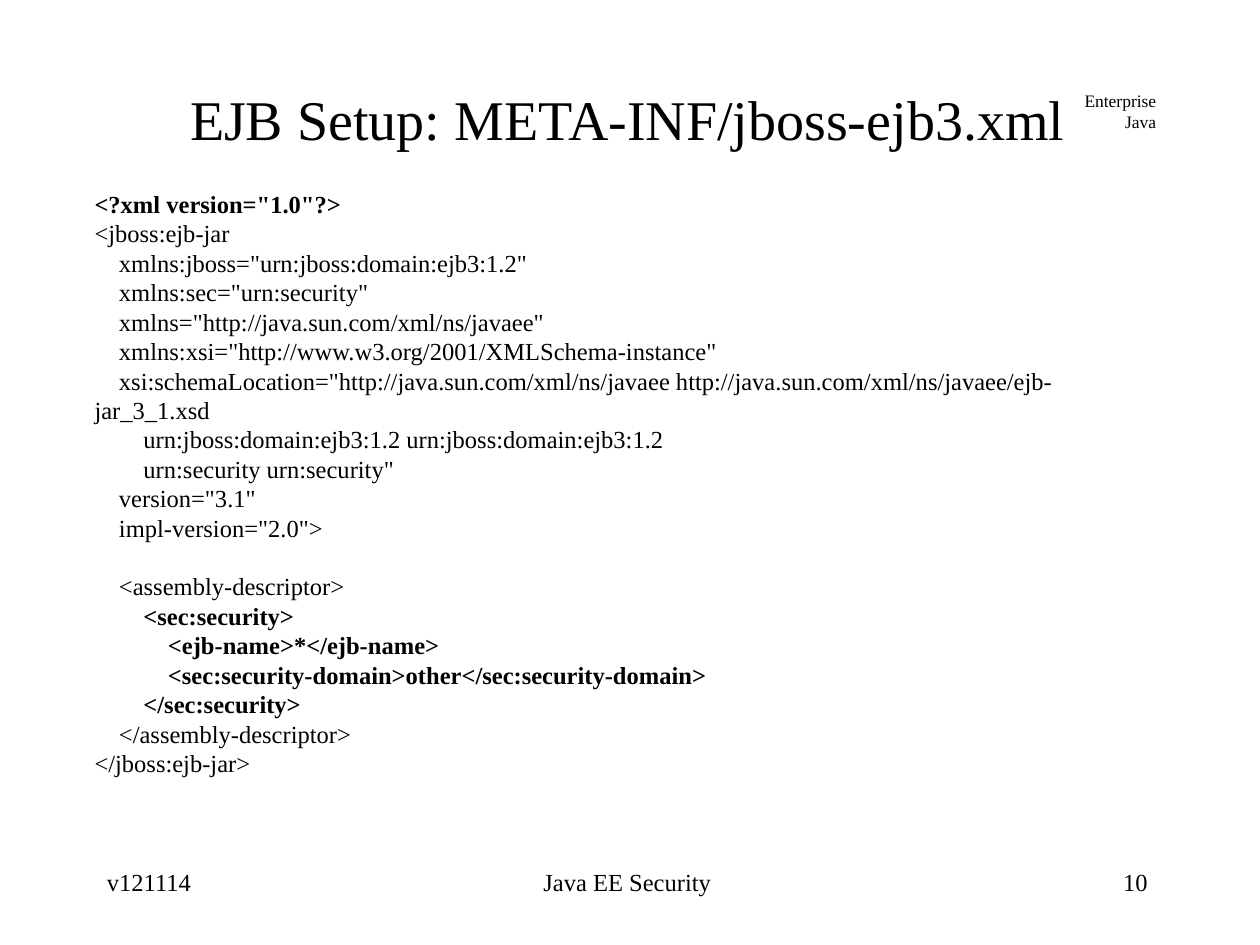
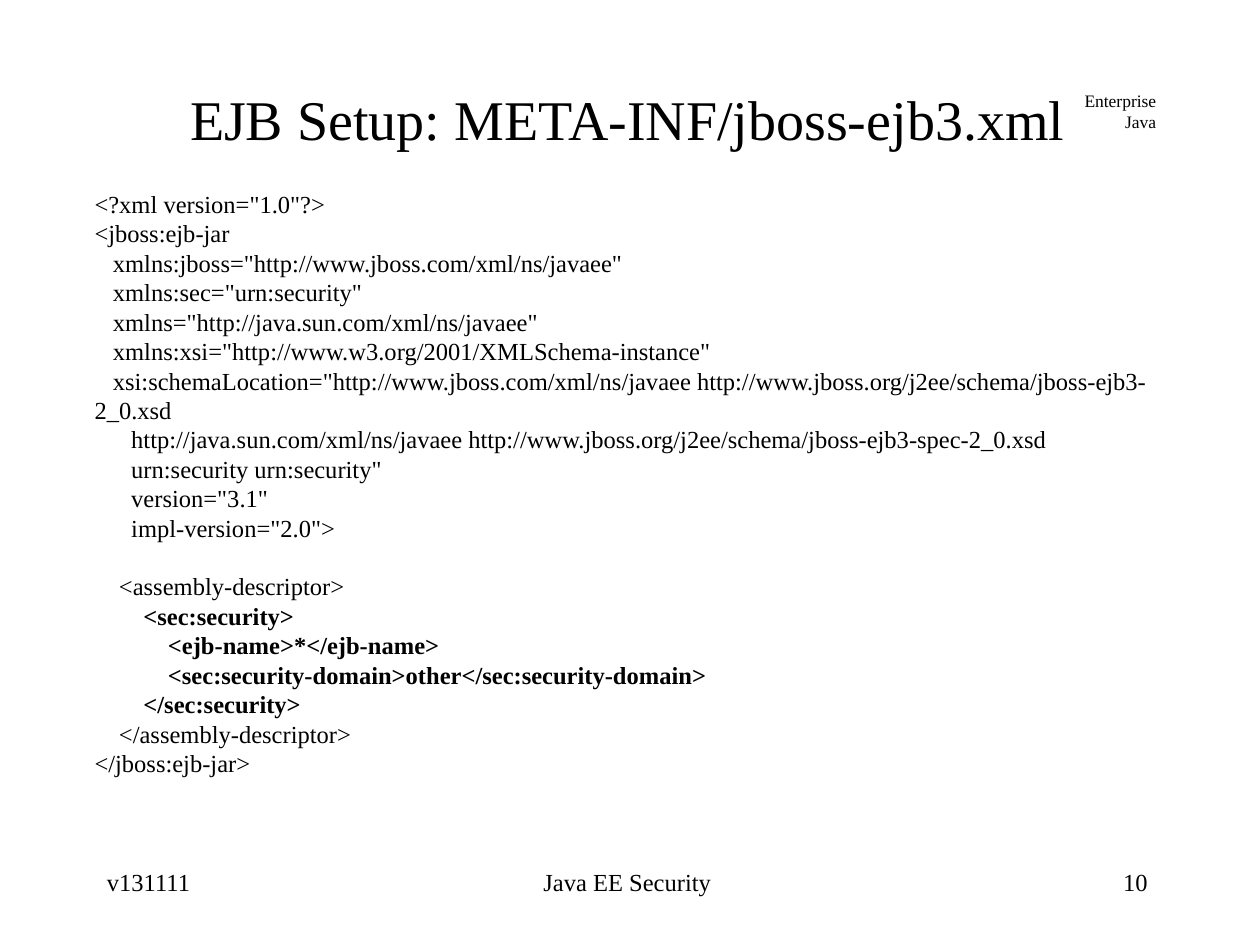
Before and after one commit to jcstaff/ejava-javaee, a slide deck: slide 10 of securePing/src/site/resources/lectures/javaeeSecurity.ppt. Drawn at 1260x945 pixels with LibreOffice and Linux fonts; fonts in the diff are those of the drawing. Boxes give left, top, right and bottom in pixels: in the first picture for what was removed or moved away, otherwise in the second. Text is boxed around its words. In the diff, an @@ line names an element or a change of style, - is before the commit and + after.

```diff
--- a/securePing/src/site/resources/lectures/javaeeSecurity.ppt
+++ b/securePing/src/site/resources/lectures/javaeeSecurity.ppt
@@ text at [94,196,325,214]: bold off in "<?xml version="1.0"?>" @@
@@ text at [113,255,622,278]: text changed @@
-xmlns:jboss="urn:jboss:domain:ejb3:1.2"
+xmlns:jboss="http://www.jboss.com/xml/ns/javaee"
@@ text at [94,373,1146,454]: text changed @@
-xsi:schemaLocation="http://java.sun.com/xml/ns/javaee http://java.sun.com/xml/ns/javaee/ejb-jar_3_1.xsd
-urn:jboss:domain:ejb3:1.2 urn:jboss:domain:ejb3:1.2
+xsi:schemaLocation="http://www.jboss.com/xml/ns/javaee http://www.jboss.org/j2ee/schema/jboss-ejb3-2_0.xsd
+http://java.sun.com/xml/ns/javaee http://www.jboss.org/j2ee/schema/jboss-ejb3-spec-2_0.xsd
@@ text at [107,874,190,892]: text changed @@
-v121114
+v131111
```
Also in this commit, not shown: 38 other slides changed, 1 other file.
